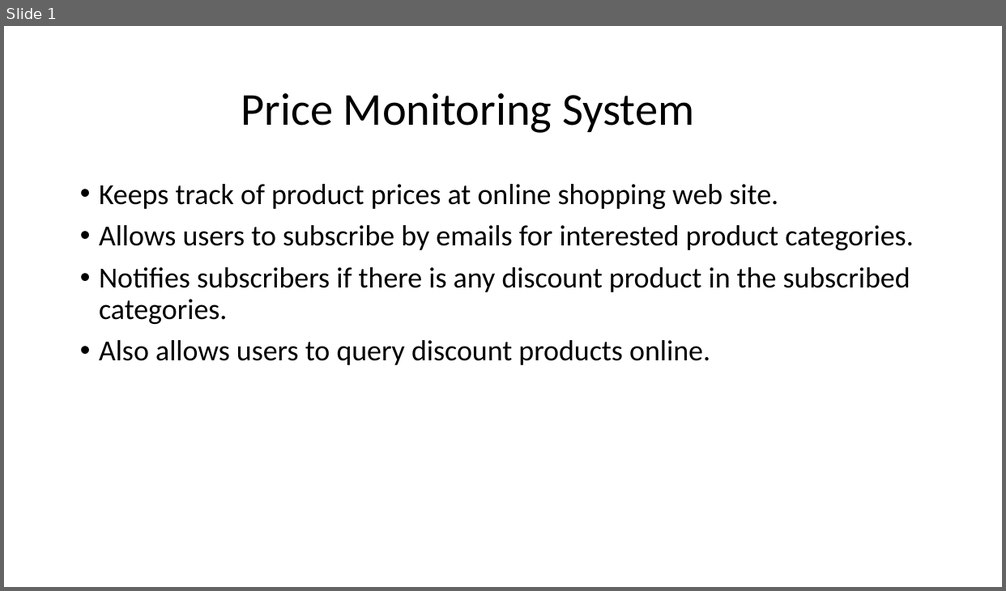
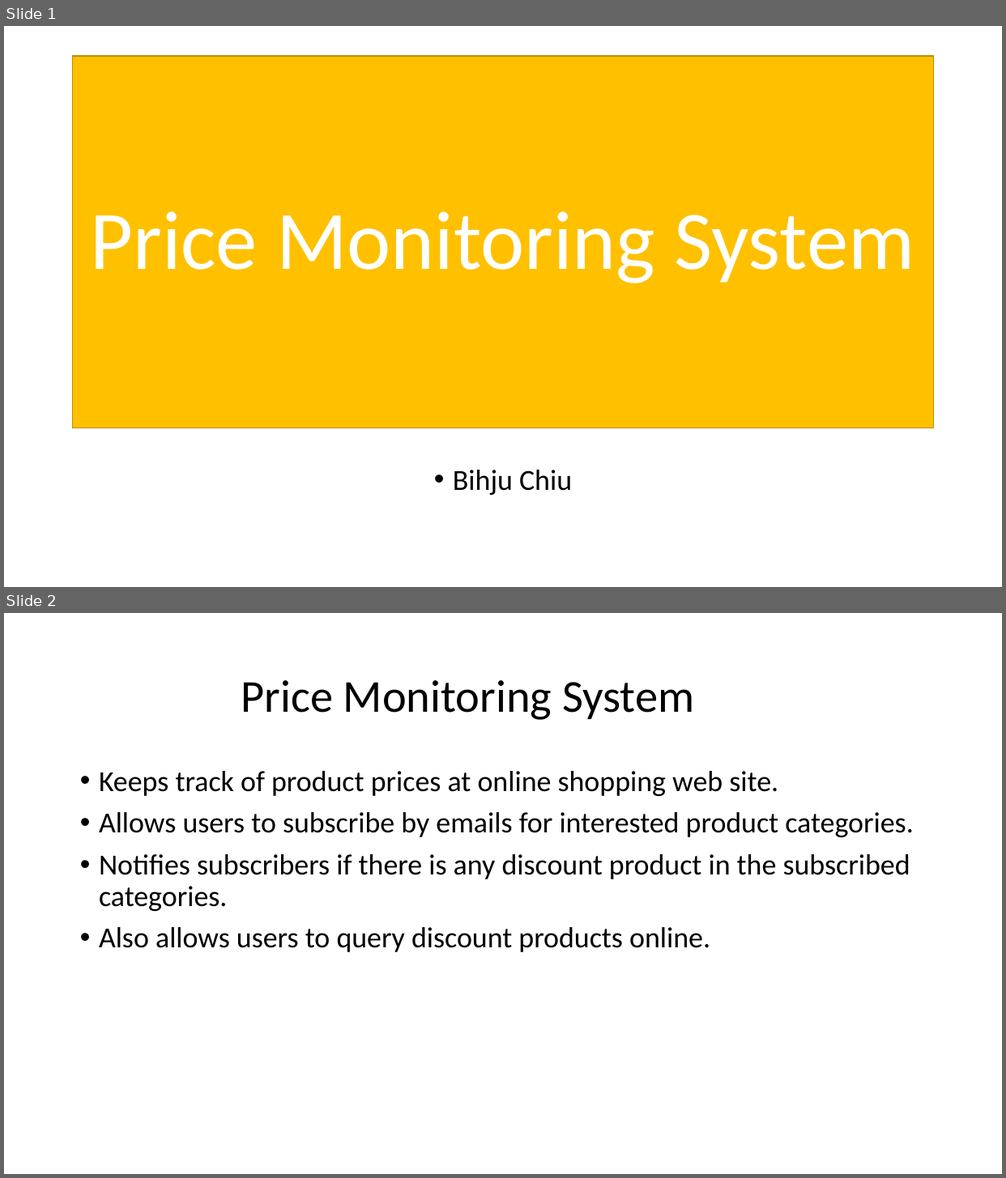
Before and after one commit to youhusky/price-monitoring-system, a slide deck: PriceMonitoringDesign.pptx. Shown one above the other, each under a label of ours: slide 1 before the commit, slides 1 and 2 after it. The pictures are 1006x591 and 1006x1178 pixels, drawn with LibreOffice and Linux fonts; fonts in the diff are those of the drawing. Boxes give left, top, right and bottom in pixels: in the first picture for what was removed or moved away, otherwise in the second. Text is boxed around its words. In the diff, an @@ line names an element or a change of style, - is before the commit and + after.

```diff
--- a/PriceMonitoringDesign.pptx
+++ b/PriceMonitoringDesign.pptx
@@ slide 1 added at <box>4,26,1002,587</box>, background #FFFFFF @@
@@ title added at <box>73,56,934,429</box>, fill #FFC000, outline #BD8E00 1 pt, 80 pt, text #FFFFFF @@
+Price Monitoring System
@@ text added at <box>453,470,572,495</box>, 28 pt, text #000000 @@
+• Bihju Chiu
@@ what was slide 1 is now slide 2 @@
```
Also in this commit, not shown: 1 slide changed, 9 other files.
